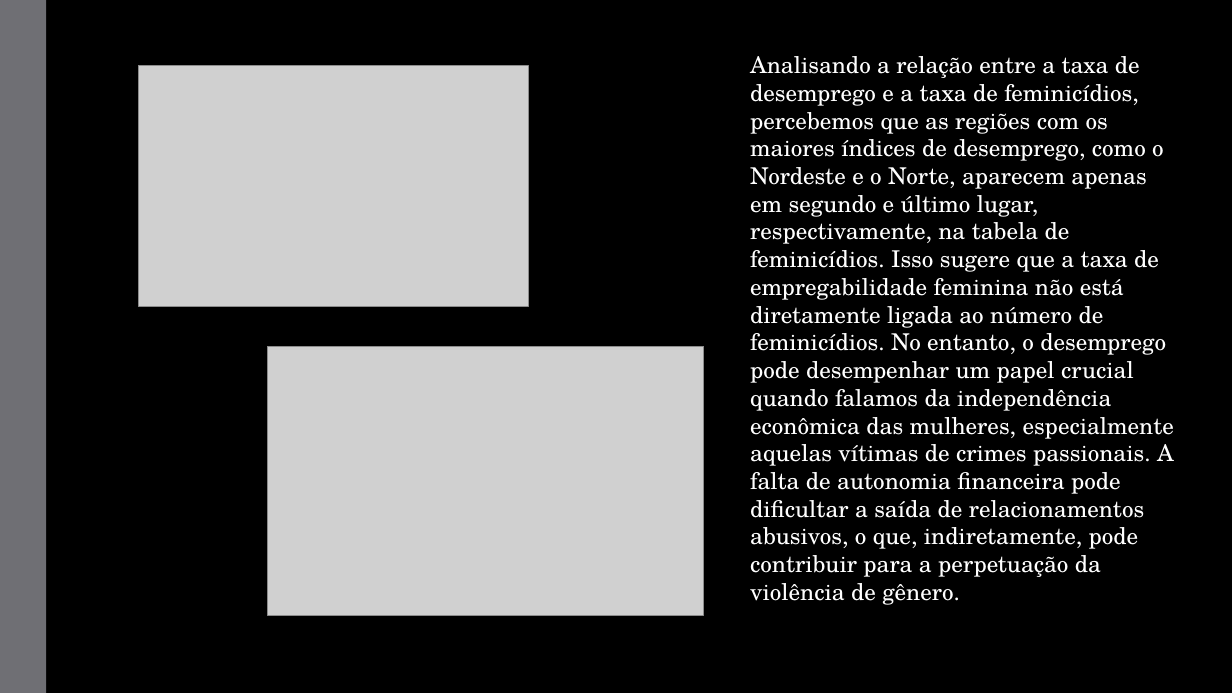
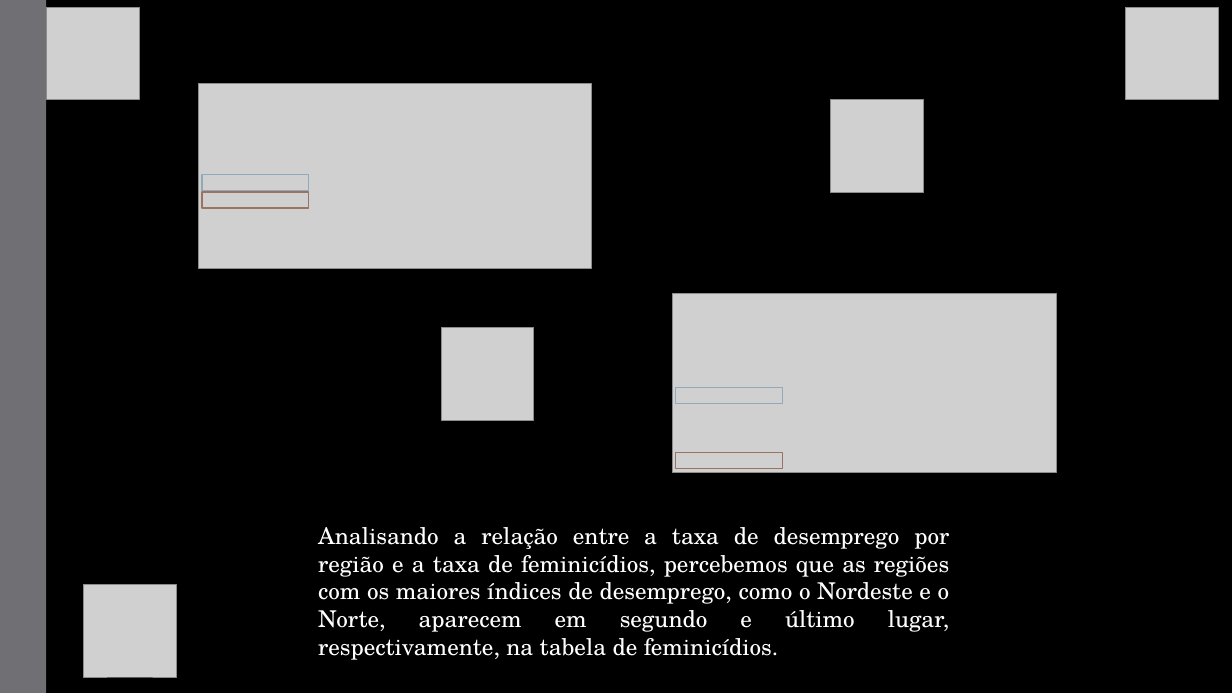
Before and after one commit to CarolyneS14/on33-python-s17-s18-projeto-final, a slide deck: slide 7 of on33-python-s17-s18-projeto-final (Estatística Criminal do Feminicídio nas Unidades da Federação).pptx. Drawn at 1232x693 pixels with LibreOffice and Linux fonts; fonts in the diff are those of the drawing; grey boxes stand for pictures. Boxes give left, top, right and bottom in pixels: in the first picture for what was removed or moved away, otherwise in the second. Text is boxed around its words. In the diff, an @@ line names an element or a change of style, - is before the commit and + after.

```diff
--- a/on33-python-s17-s18-projeto-final (Estatística Criminal do Feminicídio nas Unidades da Federação).pptx
+++ b/on33-python-s17-s18-projeto-final (Estatística Criminal do Feminicídio nas Unidades da Federação).pptx
@@ picture added at box(47, 7, 140, 100) @@
@@ picture added at box(1126, 7, 1218, 100) @@
@@ text removed at box(750, 56, 1174, 605) @@
-Analisando a relação entre a taxa de desemprego e a taxa de feminicídios, percebemos que as regiões com os maiores índices de desemprego, como o Nordeste e o Norte, aparecem apenas em segundo e último lugar, respectivamente, na tabela de feminicídios. Isso sugere que a taxa de empregabilidade feminina não está diretamente ligada ao número de feminicídios. No entanto, o desemprego pode desempenhar um papel crucial quando falamos da independência econômica das mulheres, especialmente aquelas vítimas de crimes passionais. A falta de autonomia financeira pode dificultar a saída de relacionamentos abusivos, o que, indiretamente, pode contribuir para a perpetuação da violência de gênero.
@@ picture: place and size @@
-picture at box(138, 66, 529, 306)
+picture at box(199, 83, 592, 268)
@@ picture added at box(831, 100, 923, 192) @@
@@ rectangle added at box(202, 175, 310, 190), outline #92A9B9 1.1 pt @@
@@ rectangle added at box(202, 192, 310, 208), outline #9B7362 1.1 pt @@
@@ picture added at box(673, 293, 1056, 473) @@
@@ picture added at box(442, 328, 534, 421) @@
@@ picture removed at box(267, 347, 704, 616) @@
@@ rectangle added at box(676, 387, 783, 403), outline #92A9B9 1.1 pt @@
@@ rectangle added at box(676, 453, 783, 469), outline #9B7362 1.1 pt @@
@@ text added at box(318, 527, 950, 660), 18 pt, text #FFFFFF @@
+Analisando a relação entre a taxa de desemprego por região e a taxa de feminicídios, percebemos que as regiões com os maiores índices de desemprego, como o Nordeste e o Norte, aparecem em segundo e último lugar, respectivamente, na tabela de feminicídios.
@@ picture added at box(84, 585, 177, 677) @@
```
Also in this commit, not shown: 6 other slides changed, 2 slides added, 1 slide removed, 20 other files.
